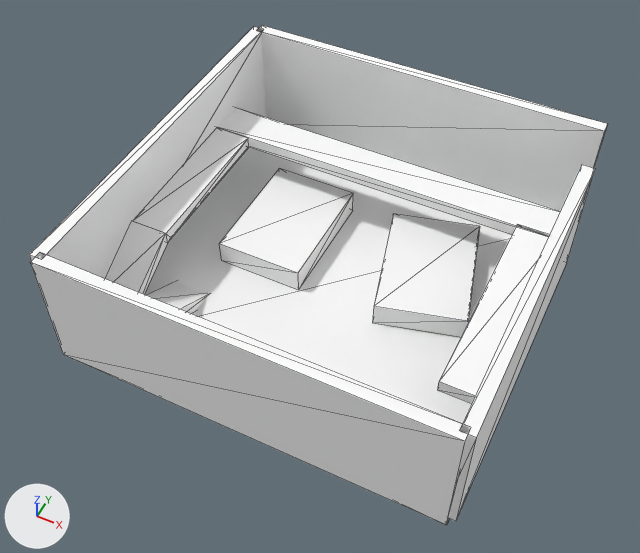
An edit to the OBJ model Assets/Meshes/UnityPackage/Exported/HangerA/HangerA.obj, drawn before and after from the same camera.
Rendered twice from a 50 mm lens placed at (23.4, -34.1, 22.2), pointed at (3.5, 5.7, -27.6). The lights are fixed; the arrows at lower left show +X, +Y and +Z. The picture after the commit comes second. Mesh edges are drawn as thin lines. Where no turn or scale is listed for an object, it has been applied to the vertices. Vertices at exactly the same position are counted once.

The first picture shows 'HangerA'.
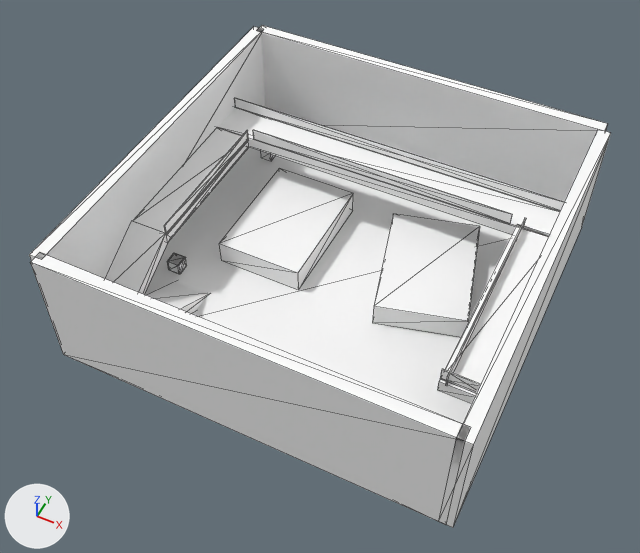
The newer file is also turned or shifted as a whole; pictures and numbers use the older file's frame.

What the commit changed:
me_hangera is used by ob_hangera; location (0.0, 0.0, 0.0).
Verts and faces of me_hangera; kept vertices keep their numbers, new ones are numbered from 104.
Before the commit, vertices of me_hangera: 24 (19.5, 18.0, -30.4) at pixel (566, 262), 25 (18.5, 18.0, -30.4), 26 (19.5, 18.0, -20.4) at pixel (595, 168), 27 (18.5, 18.0, -20.4) at pixel (581, 164), 28 (19.5, -7.0, -20.4) at pixel (476, 437).
Before the commit, vertices of me_hangera: 29 (18.5, -7.0, -20.4) at pixel (459, 430), 30 (19.5, -7.0, -30.4) at pixel (455, 521), 31 (18.5, -7.0, -30.4).
me_hangera had 104 vertices, 156 faces and spanned x -11.5..19.5, y -7.5..23.5, z -31.4..-20.4.
me_hangera now has 192 vertices, 288 faces and spans x -11.5..19.5, y -7.5..23.5, z -31.4..-20.4.
me_hangera part 1: a new loose piece, a box spanning x -7.58..-7.48, y 2.15..14.48, z -25.02..-24.02, in mat_default (white #ffffff).
me_hangera part 2: a new loose piece, a box spanning x 15.916..16.016, y -1.213..14.787, z -25.021..-24.021, in mat_default (white #ffffff).
me_hangera part 3: a new loose piece, a box spanning x -7.03..14.97, y 14.5..14.6, z -24.86..-23.86, in mat_default (white #ffffff).
me_hangera part 4: a new loose piece, a box spanning x -10.53..18.47, y 17.5..17.6, z -24.86..-23.86, in mat_default (white #ffffff).
me_hangera part 5: a new loose piece, a box spanning x 15.47..18.47, y -1.0..-0.9, z -24.86..-23.86, in mat_default (white #ffffff).
me_hangera part 6: a new loose piece, a box spanning x -8.4..-7.4, y 2.9..3.9, z -30.0..-29.0, in mat_default (white #ffffff).
me_hangera part 7: a new loose piece, a box spanning x -8.5..-7.5, y 2.9..3.9, z -30.0..-29.0, in mat_default (white #ffffff).
me_hangera part 8: a new loose piece, a box spanning x -8.51..-7.51, y 17.97..18.97, z -30.03..-29.03, in mat_default (white #ffffff).
Part 9, on me_hangera:
Vertices 24 to 27 move by (0.0, 4.5, 0.0).
Vertices 28 to 31 move by (0.0, -0.5, 0.0).
Other edits to the shape of me_hangera do not show in these pictures.

Pixel boxes [x1, y1, x2, y2] of what changed, in the pictures (640 x 553 px; the box of a moved part takes in the faces that stretch with it):
'HangerA', reshaped
    before: [29, 25, 608, 525]
    after: [29, 25, 611, 528]
part 1 of me_hangera, added
    after: [164, 130, 249, 235]
part 2 of me_hangera, added
    after: [445, 218, 526, 386]
part 3 of me_hangera, added
    after: [253, 130, 512, 224]
part 4 of me_hangera, added
    after: [234, 98, 564, 212]
part 5 of me_hangera, added
    after: [440, 369, 481, 393]
part 6 of me_hangera, added
    after: [178, 257, 187, 274]
part 7 of me_hangera, added
    after: [167, 253, 184, 274]
part 8 of me_hangera, added (mostly hidden)
    after: [261, 151, 275, 161]
part 9 of me_hangera, moved or reshaped
    before: [448, 165, 595, 521]
    after: [438, 129, 611, 528]
